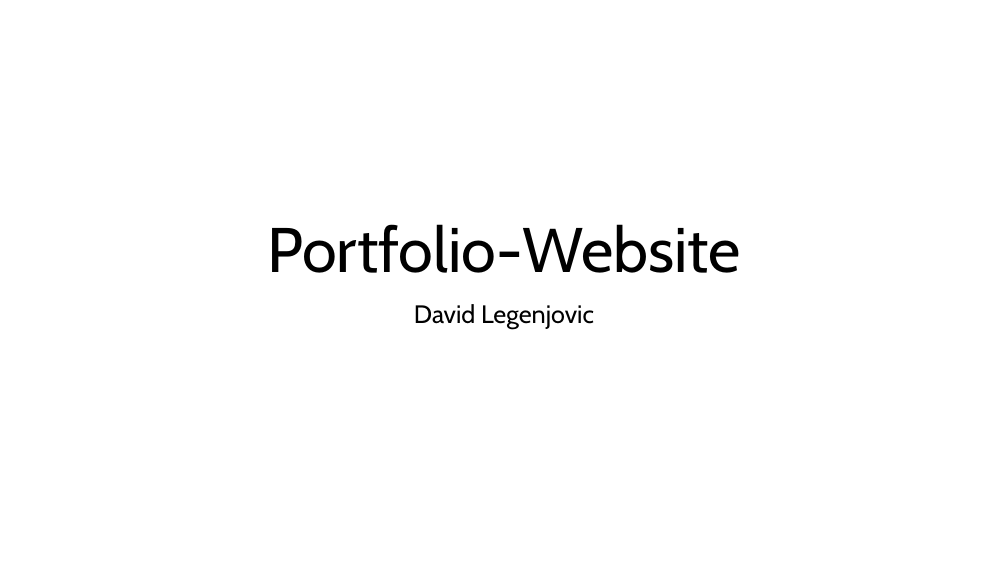
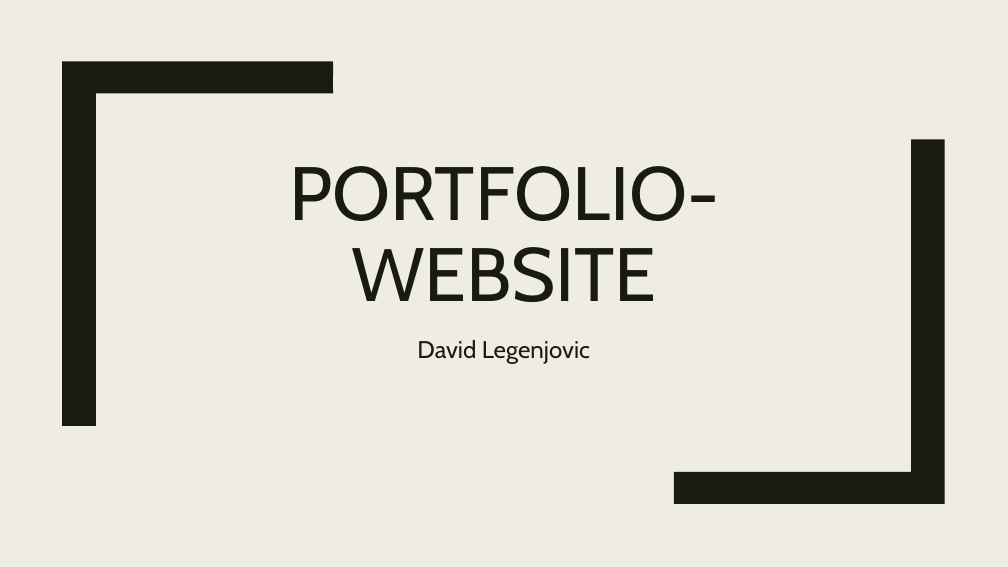
Before and after one commit to daveYQ/Portfolio, a slide deck: slide 1 of Praesentation.pptx. Drawn at 1008x567 pixels with LibreOffice and Linux fonts; fonts in the diff are those of the drawing. Boxes give left, top, right and bottom in pixels: in the first picture for what was removed or moved away, otherwise in the second. Text is boxed around its words. In the diff, an @@ line names an element or a change of style, - is before the commit and + after.

```diff
--- a/Praesentation.pptx
+++ b/Praesentation.pptx
@@ background #FFFFFF to #EFEDE3 @@
@@ freeform shape added at <box>62,61,333,426</box>, fill #191B0E @@
@@ freeform shape added at <box>675,139,945,504</box>, fill #191B0E @@
@@ title at <box>289,166,719,302</box>: text changed; size 60 to 72 pt; text colour #000000 to #191B0E @@
-Portfolio-Website
+PORTFOLIO-WEBSITE
@@ subtitle "David Legenjovic": place and size @@
-subtitle "David Legenjovic" at <box>414,304,594,329</box>
+subtitle "David Legenjovic" at <box>417,340,590,364</box>
@@ subtitle "David Legenjovic" at <box>417,340,590,364</box>: size 24 to 23 pt, text colour #000000 to #191B0E; line spacing 0.9 to 1.12; less space between paragraphs @@
```
Also in this commit, not shown: 4 other slides changed, 4 slides added.
